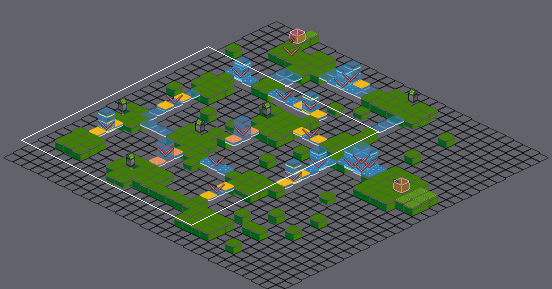
Two versions of a level (Tiled map (JSON), src/map/floor1-tut-vr3-west.json). The first picture is a wide view before the edit; the outline marks the close-up.
Close-up. Before:
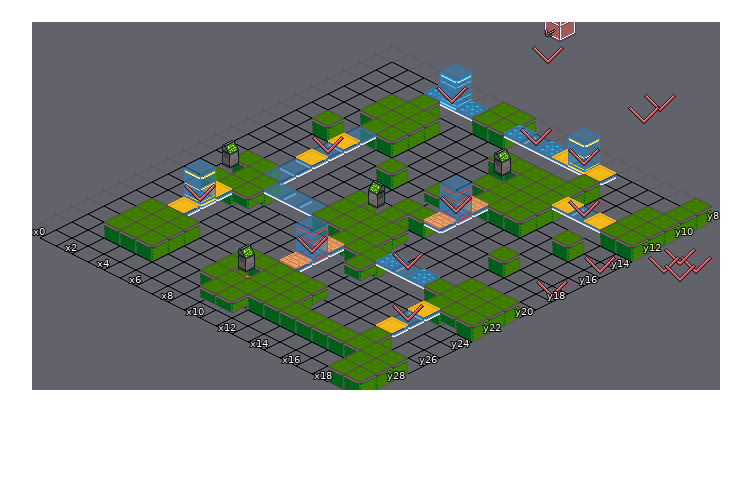
Cells are 32x16 px. Isometric: x runs down to the right, y down to the left. Shown: x 0..19, y 8..29. The commit also changed other parts of the map, which this record leaves out. Tiles whose own drawing changed are shown in their newer look in all pictures. Layer "Tiles" is drawn 0,16 px off the grid.
New version:
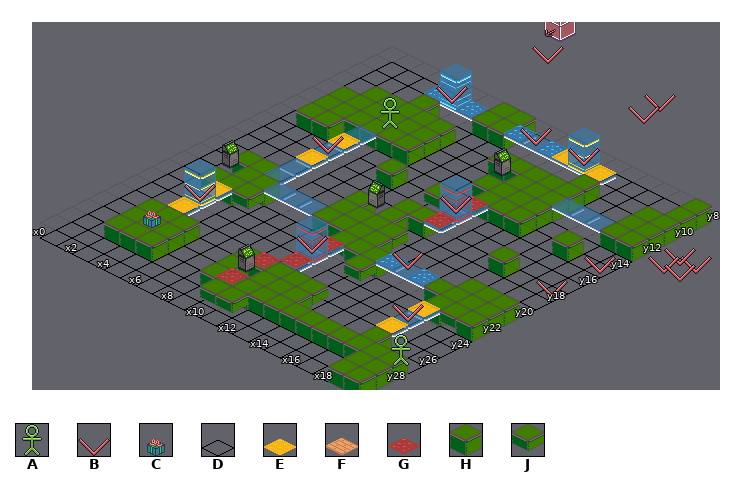
Key: from "control": A 0, B 1, C 8; from "floors": D 0, E 16, F 19, G 24, H 56, J 60.
_ is an empty cell, . an unchanged one.
Objects are placed by the point they stand on, in cells (3,4 is the top-left corner of cell 3,4); size is 1x1 cell unless given.
The edit:
--- layer "Tiles"
@@ x 1..6 @@
-11 .D...D
-12 DD...D
-13 DDD..D
-14 D.....
+11 .H...H
+12 HH...H
+13 HHH..H
+14 H.....
@@ x 8..9 @@
-25 H.
-26 .F
+25 J.
+26 .G
--- layer "Tiles2"
@@ x 15..17 @@
-12 E.E
+12 _._
@@ x 12..12 @@
-15 F
+15 G
@@ x 12..12 @@
-17 F
+17 G
@@ x 10..10 @@
-22 F
+22 G
@@ x 9..10 @@
-24 .F
-25 _.
+24 .G
+25 G.
@@ x 9..9 @@
-27 _
+27 G
--- layer "Objects"
+A "TutRobotRoamer1" at 5.1,13.2 size 1x2
+C "ItemTrainingBow" at 3.9,26.9 size 1x2
+A "TutRobotRoamer1" at 20.3,27.7 size 1x2
-B "TagMarkerYellow" at 16.8,12.8 size 1x2
